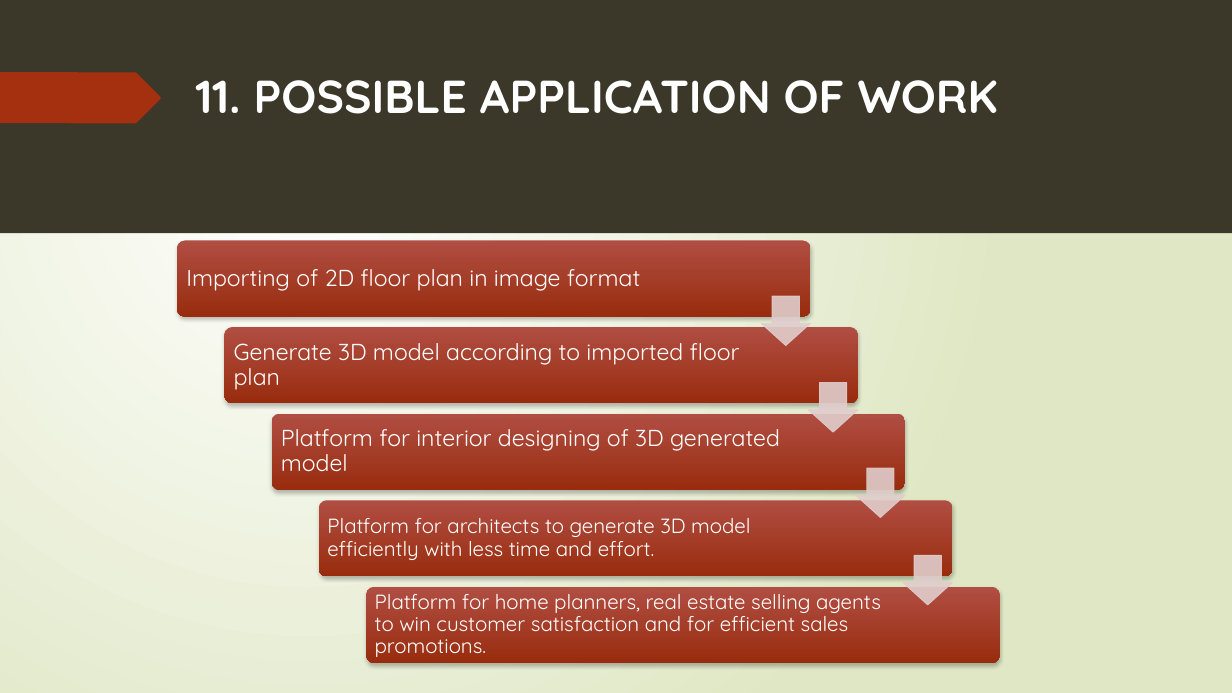
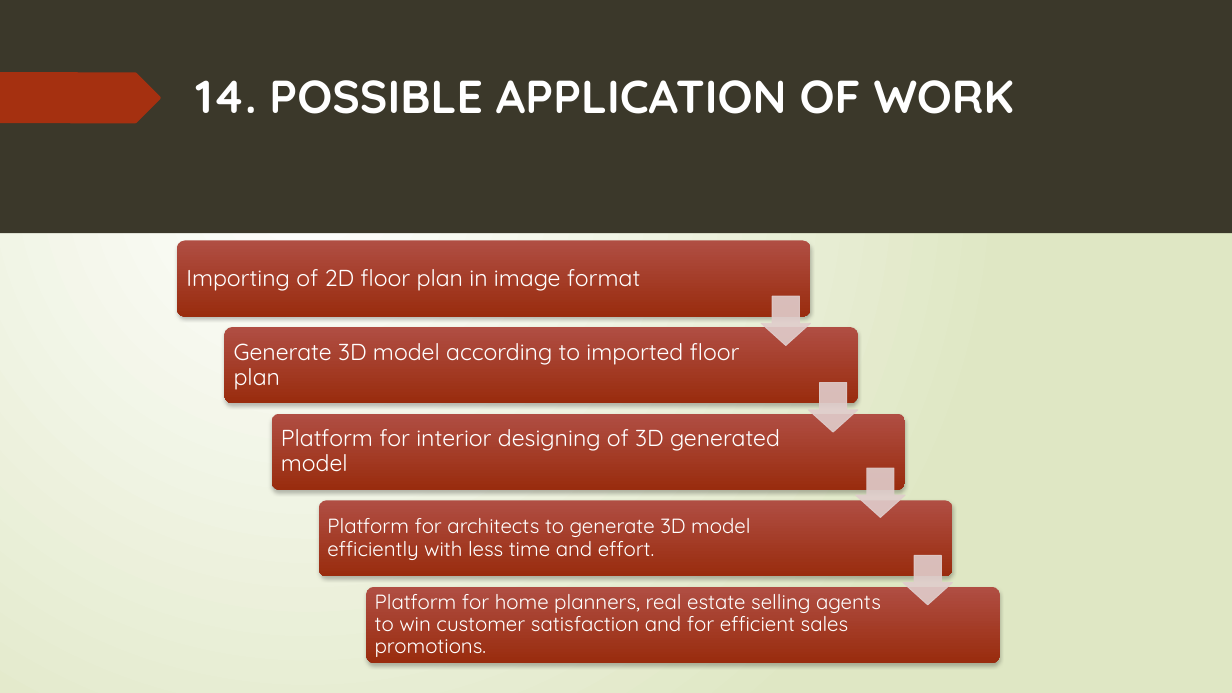
Before and after one commit to 15831944/2d-to-3d, a slide deck: slide 18 of Project slides.pptx. Drawn at 1232x693 pixels with LibreOffice and Linux fonts; fonts in the diff are those of the drawing. Boxes give left, top, right and bottom in pixels: in the first picture for what was removed or moved away, otherwise in the second. Text is boxed around its words. In the diff, an @@ line names an element or a change of style, - is before the commit and + after.

```diff
--- a/Project slides.pptx
+++ b/Project slides.pptx
@@ title at bbox=[196, 80, 1014, 114]: text changed @@
-11. POSSIBLE APPLICATION OF WORK
+14. POSSIBLE APPLICATION OF WORK
```
Also in this commit, not shown: 13 other slides changed.
